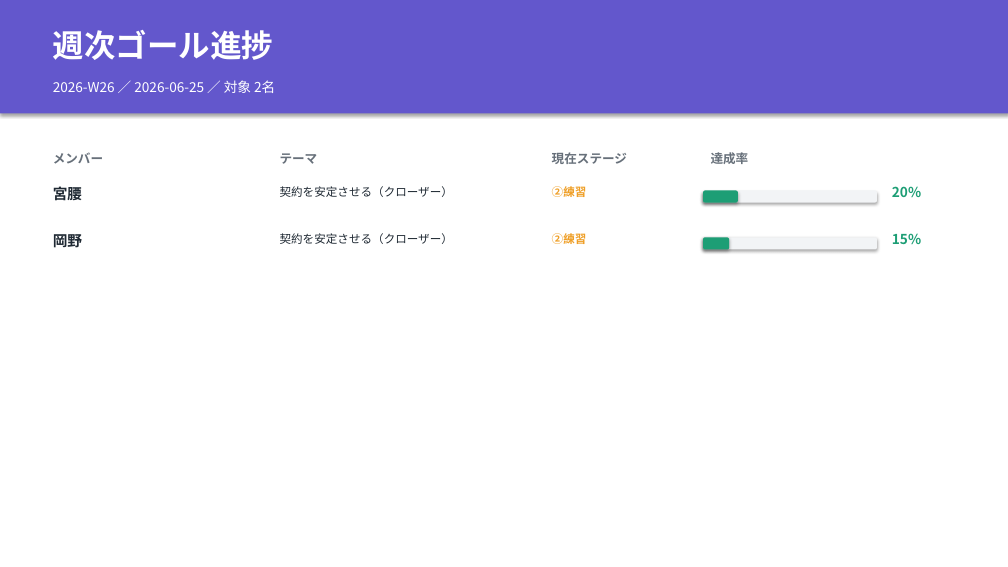
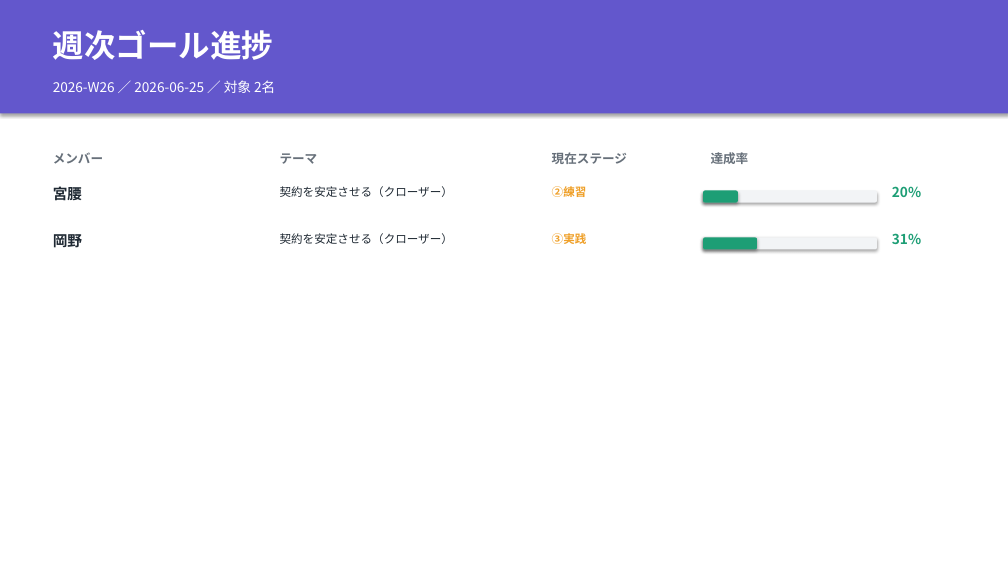
Before and after one commit to MGC-inc/e.l.p-, a slide deck: slide 1 of tools/goalmap/out/週次ゴール進捗_2026-W26.pptx. Drawn at 1008x567 pixels with LibreOffice and Linux fonts; fonts in the diff are those of the drawing. Boxes give left, top, right and bottom in pixels: in the first picture for what was removed or moved away, otherwise in the second. Text is boxed around its words. In the diff, an @@ line names an element or a change of style, - is before the commit and + after.

```diff
--- a/tools/goalmap/out/週次ゴール進捗_2026-W26.pptx
+++ b/tools/goalmap/out/週次ゴール進捗_2026-W26.pptx
@@ text at bbox=[552, 233, 587, 244]: text changed @@
-②練習
+③実践
@@ rounded rectangle: place and size @@
-rounded rectangle at bbox=[703, 237, 729, 250]
+rounded rectangle at bbox=[703, 237, 757, 250]
@@ text at bbox=[892, 233, 921, 244]: text changed @@
-15%
+31%
```
Also in this commit, not shown: 1 other slide changed, 3 other files.
